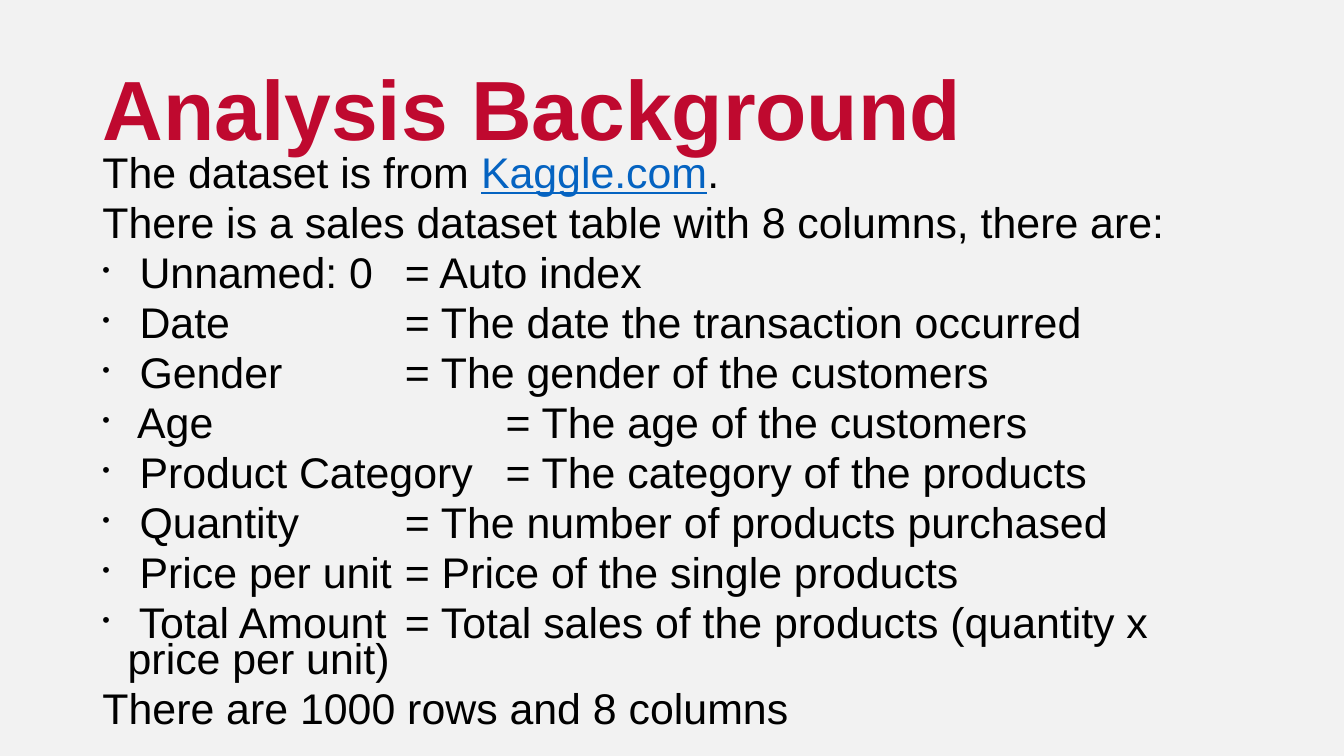
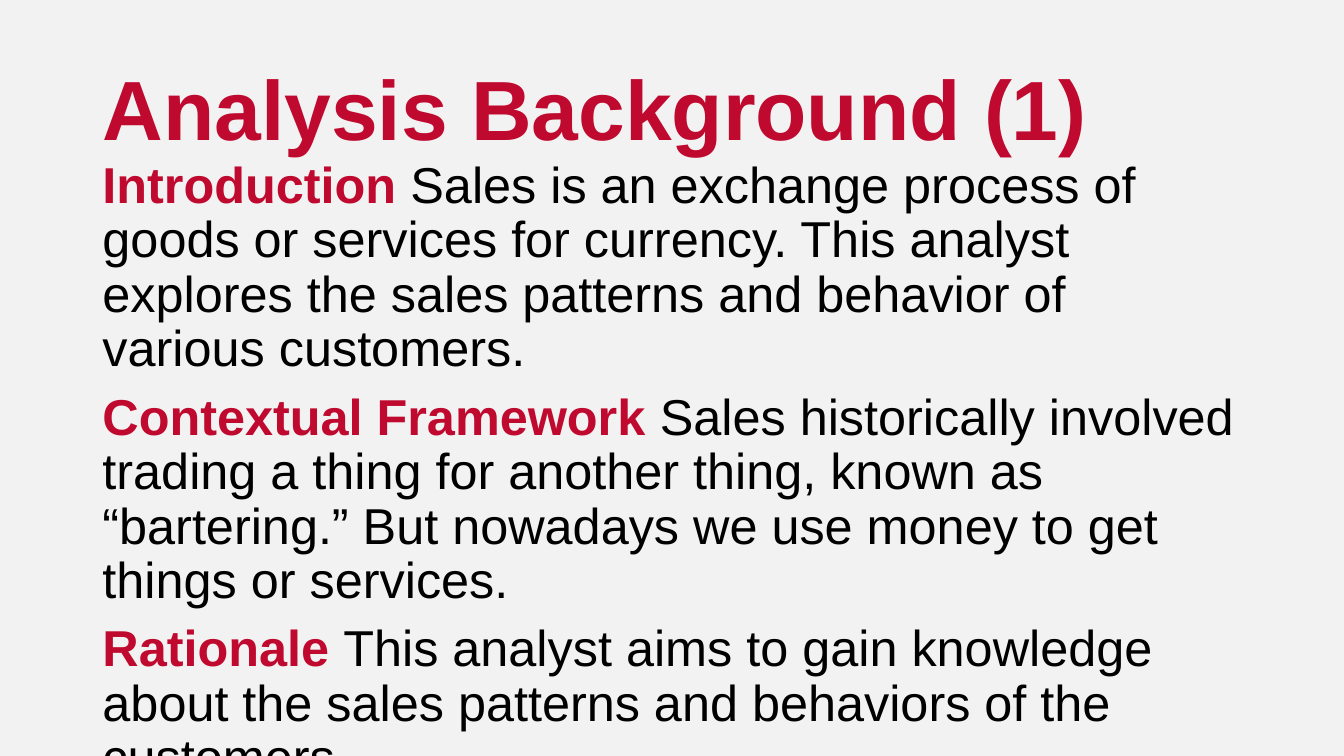
Before and after one commit to gracekaroma/analysis-of-sales-dataset, a slide deck: slide 2 of Analysis of Sales Dataset.pptx. Drawn at 1344x756 pixels with LibreOffice and Linux fonts; fonts in the diff are those of the drawing. Boxes give left, top, right and bottom in pixels: in the first picture for what was removed or moved away, otherwise in the second. Text is boxed around its words. In the diff, an @@ line names an element or a change of style, - is before the commit and + after.

Commit message:
Add analysis final power point

```diff
--- a/Analysis of Sales Dataset.pptx
+++ b/Analysis of Sales Dataset.pptx
@@ title at box(102, 79, 1087, 155): text changed @@
-Analysis Background
+Analysis Background (1)
@@ text at box(102, 166, 1234, 731): text changed; size 30.6 to 36 pt @@
-The dataset is from Kaggle.com.
-There is a sales dataset table with 8 columns, there are:
-• Unnamed: 0 = Auto index
-• Date = The date the transaction occurred
-• Gender = The gender of the customers
-• Age = The age of the customers
-• Product Category = The category of the products
-• Quantity = The number of products purchased
-• Price per unit = Price of the single products
-• Total Amount = Total sales of the products (quantity x price per unit)
-There are 1000 rows and 8 columns
+Introduction Sales is an exchange process of goods or services for currency. This analyst explores the sales patterns and behavior of various customers.
+Contextual Framework Sales historically involved trading a thing for another thing, known as “bartering.” But nowadays we use money to get things or services.
+Rationale This analyst aims to gain knowledge about the sales patterns and behaviors of the customers
```
Also in this commit, not shown: 6 other slides changed, 16 slides added, 2 slides removed.
